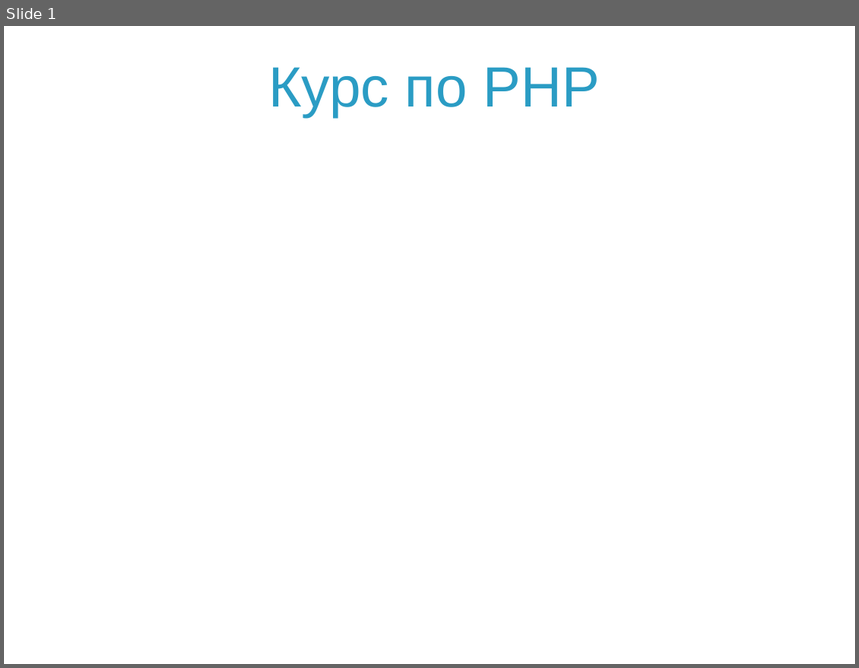
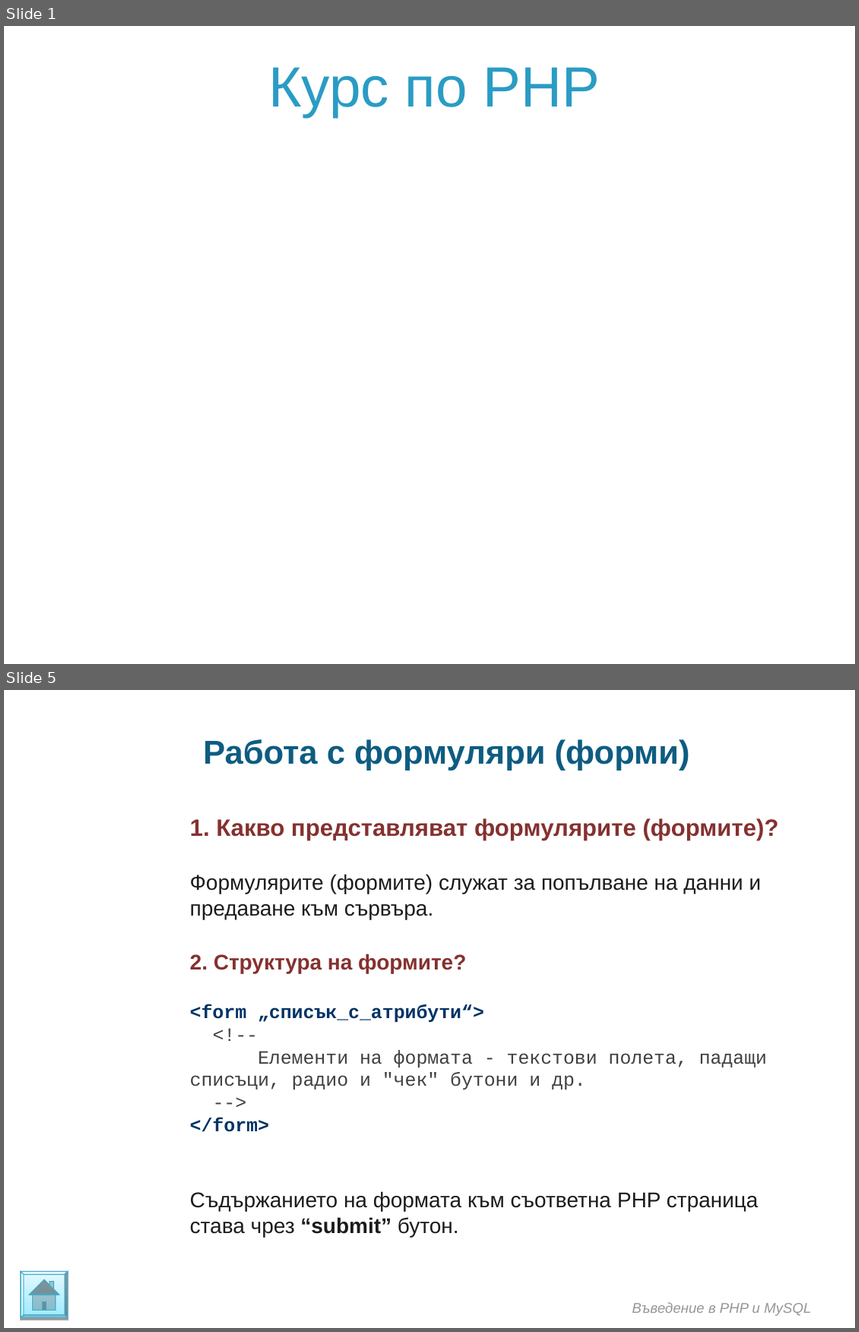
Before and after one commit to ivanstoynov/php-learning, a slide deck: Materials/PHP/Super global variables and work with formsi.ppt. Shown one above the other, each under a label of ours: slide 1 before the commit, slides 1 and 5 after it; the slides between them are not shown. The pictures are 859x668 and 859x1332 pixels, drawn with LibreOffice and Linux fonts; fonts in the diff are those of the drawing; background and template pictures are left out. Boxes give left, top, right and bottom in pixels: in the first picture for what was removed or moved away, otherwise in the second. Text is boxed around its words. In the diff, an @@ line names an element or a change of style, - is before the commit and + after.

```diff
--- a/Materials/PHP/Super global variables and work with formsi.ppt
+++ b/Materials/PHP/Super global variables and work with formsi.ppt
@@ slide 5 added at [4, 690, 855, 1328], background picture (left out) @@
@@ text added at [203, 739, 690, 771], 28 pt, text #0E5C82, bold @@
+Работа с формуляри (форми)
@@ text added at [190, 818, 779, 1237], 18 pt, text #1C1C1C @@
+1. Какво представляват формулярите (формите)?
+Формулярите (формите) служат за попълване на данни и предаване към сървъра.
+2. Структура на формите?
+<form „списък_с_атрибути“>
+<!--
+Елементи на формата - текстови полета, падащи списъци, радио и "чек" бутони и др.
+-->
+</form>
+Съдържанието на формата към съответна PHP страница става чрез “submit” бутон.
@@ freeform shape added at [21, 1272, 68, 1319], fill gradient #9EEAFF to #E4F9FF, outline #46AAC5 0.74 pt @@
@@ text added at [633, 1303, 811, 1316], 12 pt, text #969696, italic @@
+Въведение в PHP и MySQL
```
Also in this commit, not shown: 3 slides changed, 4 other slides added, 2 other files.
